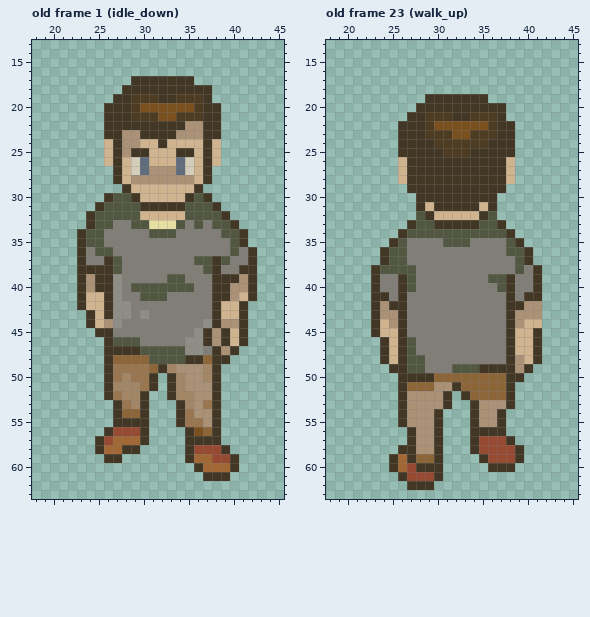
Two versions of one pixel-art file, Assets/Sprites/Ase/character.aseprite. The first picture shows the starting point.
64x64 pixels, 47 frames. Colours within 5 levels of each other are drawn and written as one. Shown: old frame 1 (idle_down): x 18..45, y 13..63; old frame 23 (walk_up): x 18..45, y 13..63. The commit also changed other frames, which this record leaves out.
After:
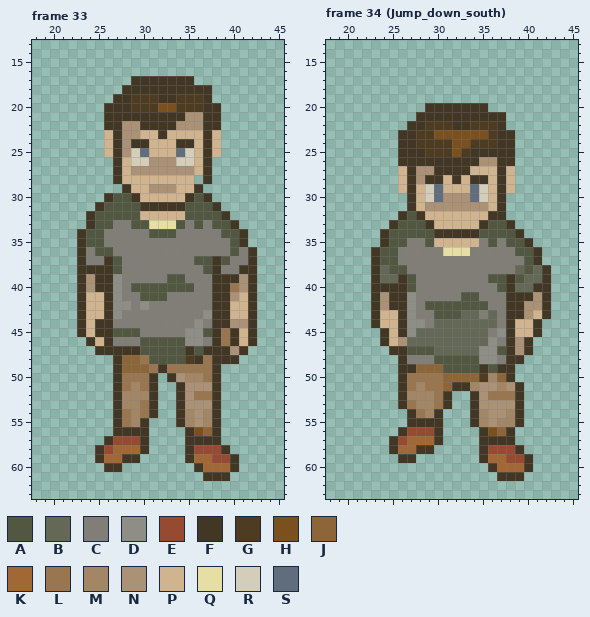
Palette (. is transparent): A #515740  B #636956  C #807e76  D #8e8d86  E #964a32  F #423724  G #4d3c21  H #7a501f  J #8c6538  K #a16734  L #99764f  M #a38665  N #ab9175  P #d0b38f  Q #e6dea2  R #d3cdba  S #606d7c
A new or re-ordered frame is compared with the old frame closest to it.
Author's note on the commit: implement test level + jump mechanic (wip)
Diff:
frames 47 -> 55
Frame 33 is new; against old frame 1 (idle_down):
y 20: x 30..31 HH -> GG; x 34..35 HH -> GG
y 21: x 29..36 GGGHHGGG -> FFFFFFNN
y 22: x 28..29 FF -> NN; x 34 F -> N
y 23: x 26 F -> P; x 30..31 FF -> PP; x 33..36 FNNN -> PPPP; x 38 F -> P
y 24: x 29..30 NP -> FF; x 32 F -> P; x 34..35 PP -> FF
y 25: x 29..30 FF -> RS; x 34..35 FF -> SR
y 26: x 26 P -> .; x 30..34 SPPPS -> RNNNR; x 38 P -> .
y 27: x 29..30 RS -> NN; x 34..35 SR -> NN
y 28: x 29..36 NNNNNNNP -> PPPPPPP.
y 29: x 31..33 PPP -> NNN
y 40: x 40 N -> L
y 42: x 30 C -> D; x 39 P -> F; x 41..42 F. -> PF
y 43: x 23..24 .F -> FP; x 28 D -> C; x 30 D -> C; x 37 C -> D; x 39 P -> F; x 41..42 F. -> PF
y 44: x 23..27 .FPND -> FPFFC; x 36..37 CD -> DC; x 39 N -> F; x 41..42 F. -> NF
y 45: x 23..24 .. -> FP; x 27..29 CCC -> AAA; x 35 C -> D; x 37..42 FNFPF. -> AFLFPF
y 46: x 24..25 .. -> FP; x 27..34 AAACCCCC -> CCCAAAAA; x 37..42 FNFPF. -> CFLFPF
y 47: x 25 . -> F; x 35..37 DDC -> FAF; x 39..41 NF. -> FNF
y 48: x 26..27 FJ -> .F; x 30 J -> L; x 35 F -> G; x 37 J -> L; x 40 . -> F
y 49: x 26..31 FLLLLJ -> .FJJJL; x 33..37 MNNNM -> LLLLL
y 50: x 26..28 FLM -> .FL; x 34..37 MNNM -> NMML
y 51: x 26..28 FMM -> .FL; x 33..34 FM -> .F
y 52: x 26..27 FL -> .F; x 30..31 F. -> MF; x 33..37 FMMNN -> .FNLL
y 53: x 28 L -> M; x 30..31 F. -> LF; x 35 M -> N; x 37 L -> N
y 54: x 28..31 JJF. -> LMLF; x 35 L -> M; x 37 N -> M
y 55: x 28..29 FF -> LM; x 35..37 LLN -> MNM
y 56: x 26..29 FEEE -> .FFF
y 57: x 25..29 FEKKK -> .FEEE
y 58: x 26 K -> E; x 28..30 FF. -> KKF
y 59: x 25..29 .FF.. -> FKKFF
y 60: x 26..27 .. -> FF
Frame 34 (Jump_down_south) is new; against old frame 23 (walk_up):
y 19: x 29..35 FFFFFFF -> .......
y 20: x 28 F -> .; x 36..37 FF -> ..
y 21: x 27 F -> .; x 29..31 GGG -> FFF; x 34..36 GGG -> FFF
y 22: x 26 F -> .; x 30..35 HHHHHH -> GGFFGG; x 38 F -> .
y 23: x 28 F -> G; x 30..31 GG -> HH; x 34..35 GG -> HH
y 24: x 28..29 FF -> GG; x 32..33 GG -> HH; x 36 F -> G
y 25: x 29..30 FF -> GG; x 32 G -> H
y 26: x 26 P -> F; x 35..36 FF -> NN; x 38 P -> F
y 27: x 28..29 FF -> NN; x 34..36 FFF -> PPP
y 28: x 28 F -> N; x 31 F -> P; x 33 F -> P; x 36 F -> P
y 29: x 26 . -> P; x 28..36 FFFFFFFFF -> PRSPPPSRP; x 38 . -> P
y 30: x 27..37 .FFFFFFFFF. -> FPRSNNNSRPF
y 31: x 27..37 .FPFFFFFPF. -> FPNNNNNNNPF
y 32: x 26..29 ..AF -> FAFP; x 35..37 FA. -> PFF
y 33: x 25..27 ..F -> FAA; x 29..35 AFFFFFA -> FPPPPPF; x 37..38 F. -> AF
y 34: x 24..26 ..F -> FAA; x 30..34 AAAAA -> FFFFF; x 38..39 F. -> AF
y 35: x 24..25 .F -> FA; x 29..34 CCAAAC -> APPPPP; x 36 C -> A; x 39..40 F. -> AF
y 36: x 23..24 .F -> FA; x 26 A -> C; x 31..33 CCC -> QQQ; x 38 A -> C; x 40..41 F. -> AF
y 37: x 23..24 .F -> FA; x 26 A -> C; x 39..41 AF. -> CAF
y 38: x 24 A -> B; x 27 A -> C; x 39..42 ACF. -> BABF
y 39: x 24..25 CC -> BB; x 39..42 CCF. -> ABBF
y 40: x 24..25 CC -> FF; x 39..40 CC -> BB; x 42 . -> F
y 41: x 24..25 FC -> NF; x 27 C -> D; x 33..34 CC -> AA; x 39 C -> F; x 41..42 F. -> NF
y 42: x 27 C -> D; x 29..35 CCCCCCC -> AAAAAAA; x 42 . -> F
y 43: x 24..25 NN -> PP; x 27 C -> D; x 30..34 CCCCC -> AAABB; x 36 C -> B; x 39 N -> F; x 41..42 N. -> PF
y 44: x 25 N -> P; x 27..28 CC -> DD; x 30..36 CCCCCCC -> BBBBBBB; x 39 N -> P; x 41 P -> F
y 45: x 23..24 FP -> .F; x 27..35 CCCCCCCCC -> DBBBBBBBB; x 37 C -> D
y 46: x 26..36 FACCCCCCCCC -> NBBBBBBBBBD; x 39..41 PPF -> NF.
y 47: x 24..25 FP -> .F; x 28..37 CCCCCCCCCC -> AABBBBBDDA; x 39..41 PPF -> NF.
y 48: x 24..25 FP -> ..; x 27..28 AA -> CC; x 30..36 CCCCCCC -> AAAAADD; x 39..41 NPF -> F..
y 49: x 25 F -> .; x 27..31 AACCC -> FJJJA; x 36 F -> A; x 39..40 NF -> ..
y 50: x 27..30 FFFJ -> LLLL; x 35..36 JJ -> GM; x 39 F -> .
y 51: x 27..31 JJJNN -> LMLLJ; x 33..39 JJJJJF. -> FMNNMNF
y 52: x 27..30 NNNN -> MMML; x 33..39 FJJJJF. -> .FNLLLF
y 53: x 27..30 NNNN -> LMML; x 38..39 F. -> NF
y 54: x 26..29 FNNN -> .FLM; x 35 N -> M; x 37..39 F.. -> NMF
y 55: x 26..29 FNNN -> .FFF; x 35 N -> M; x 37..39 F.. -> MMF
y 56: x 26..29 .FNN -> FEEE; x 34 F -> .; x 36..38 FF. -> HJF
y 57: x 25..29 ..FNN -> FEKKK; x 34..37 FEEE -> .FFF
y 58: x 25..30 .FFNNF -> FKKFF.; x 34..35 FE -> .F
y 59: x 25..26 FK -> .F; x 28..30 JJF -> ...; x 36..37 EE -> KK; x 39..40 F. -> EF
y 60: x 25..30 FKEFFF -> ......; x 37..40 FF.. -> KKKF
y 61: x 26..30 FEEEF -> .....; x 37..39 ... -> FFF
y 62: x 27..29 FFF -> ...
Changed places in both pictures, as pixel boxes (x1, y1, x2, y2):
changed: (104, 103, 221, 193)
changed: (77, 283, 257, 472)
changed: (371, 94, 551, 490)
